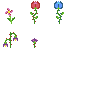
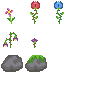
Layer changes from the first (96, 96) image to the second:
painted on "Arrière-plan" over [1, 55, 47, 72]
